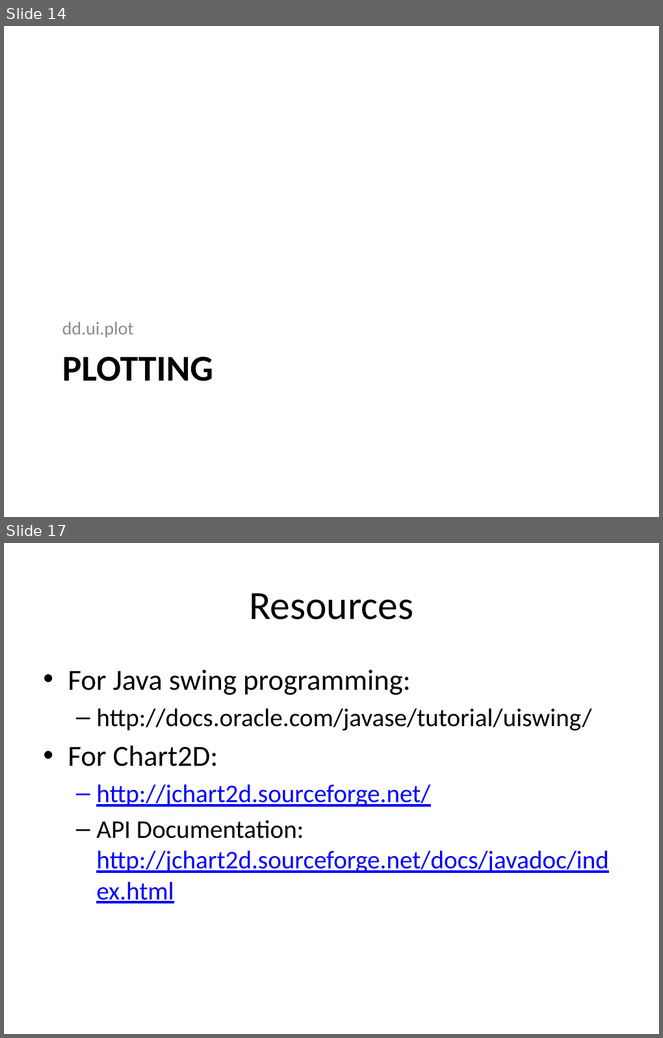
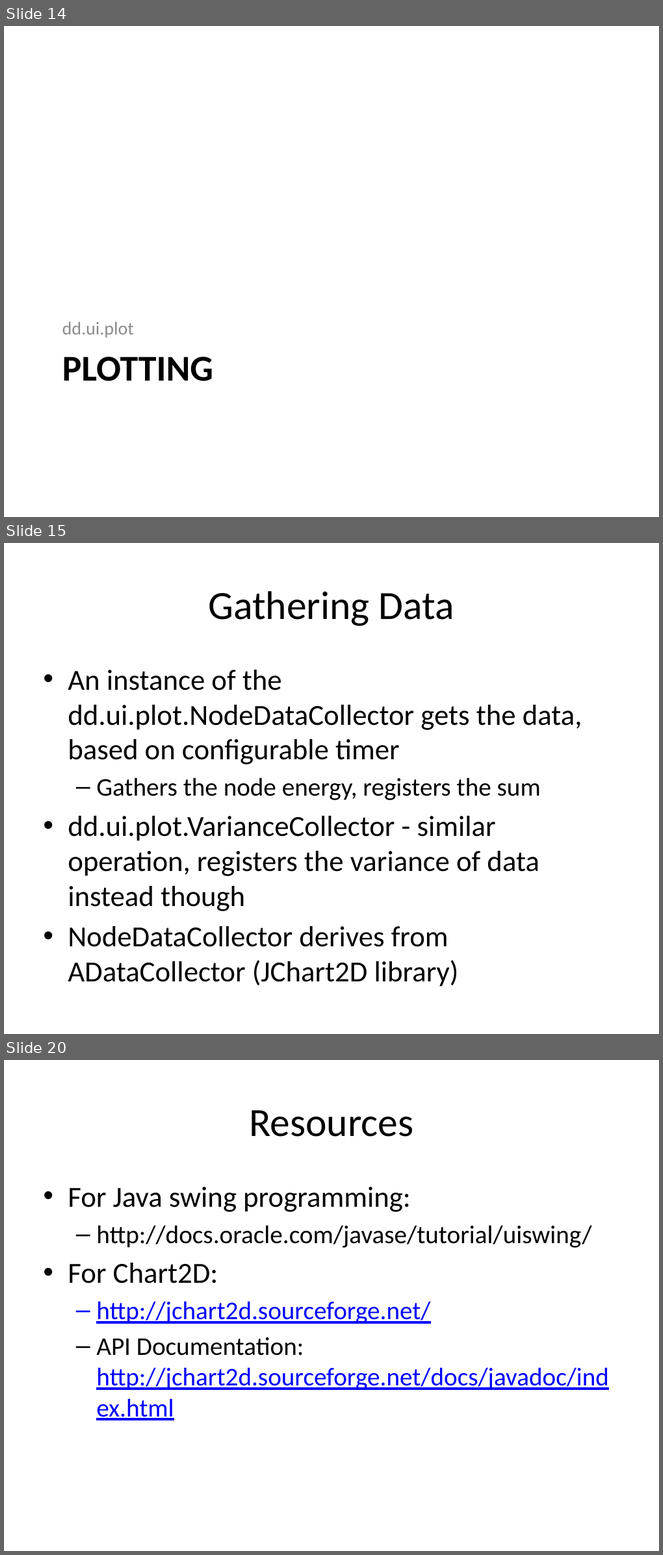
Before and after one commit to mathewgrabau/DirectedDiffusion, a slide deck: doc/DDSimulation_Graphical.pptx. Shown one above the other, each under a label of ours: slides 14 and 17 before the commit, slides 14, 15 and 20 after it; the slides between them are not shown. The pictures are 663x1038 and 663x1555 pixels, drawn with LibreOffice and Linux fonts; fonts in the diff are those of the drawing. Boxes give left, top, right and bottom in pixels: in the first picture for what was removed or moved away, otherwise in the second. Text is boxed around its words. In the diff, an @@ line names an element or a change of style, - is before the commit and + after.

```diff
--- a/doc/DDSimulation_Graphical.pptx
+++ b/doc/DDSimulation_Graphical.pptx
@@ slide 15 added at (x1=4, y1=543, x2=659, y2=1034), background #FFFFFF @@
@@ title added at (x1=209, y1=591, x2=454, y2=626), 44 pt, text #000000 @@
+Gathering Data
@@ text added at (x1=68, y1=670, x2=582, y2=987), 32 pt, text #000000 @@
+• An instance of the dd.ui.plot.NodeDataCollector gets the data, based on configurable timer
+  – Gathers the node energy, registers the sum
+• dd.ui.plot.VarianceCollector - similar operation, registers the variance of data instead though
+• NodeDataCollector derives from ADataCollector (JChart2D library)
@@ what was slide 17 is now slide 20 @@
```
Also in this commit, not shown: 2 slides changed, 2 other slides added, 1 other file.
